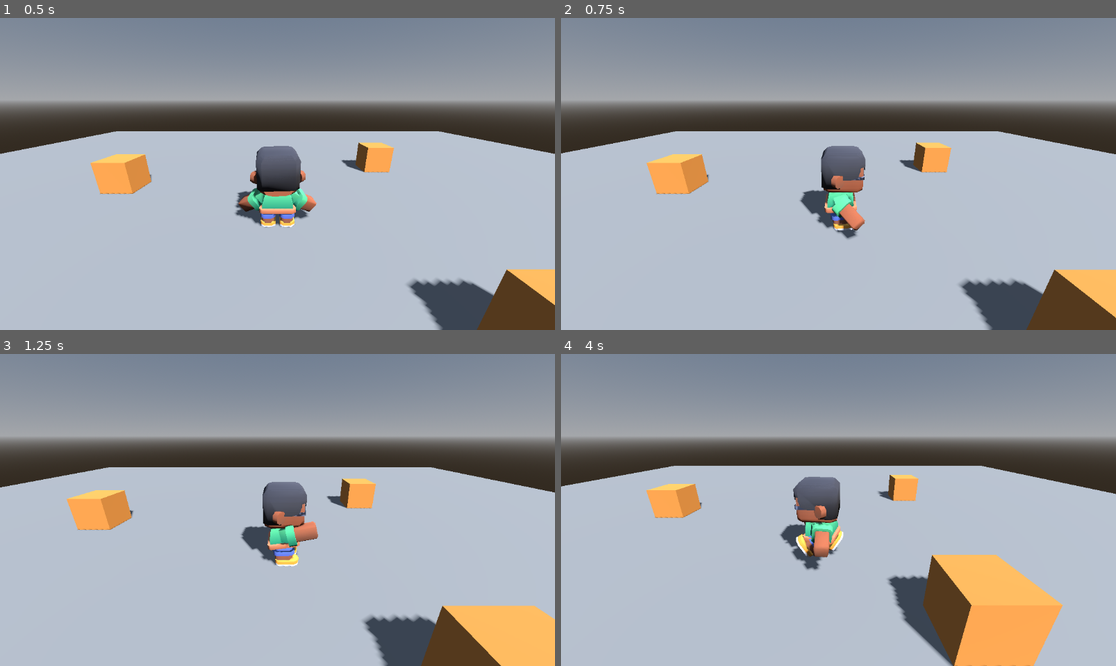
Above: before the commit, frames 1-4 (two rows, left to right).
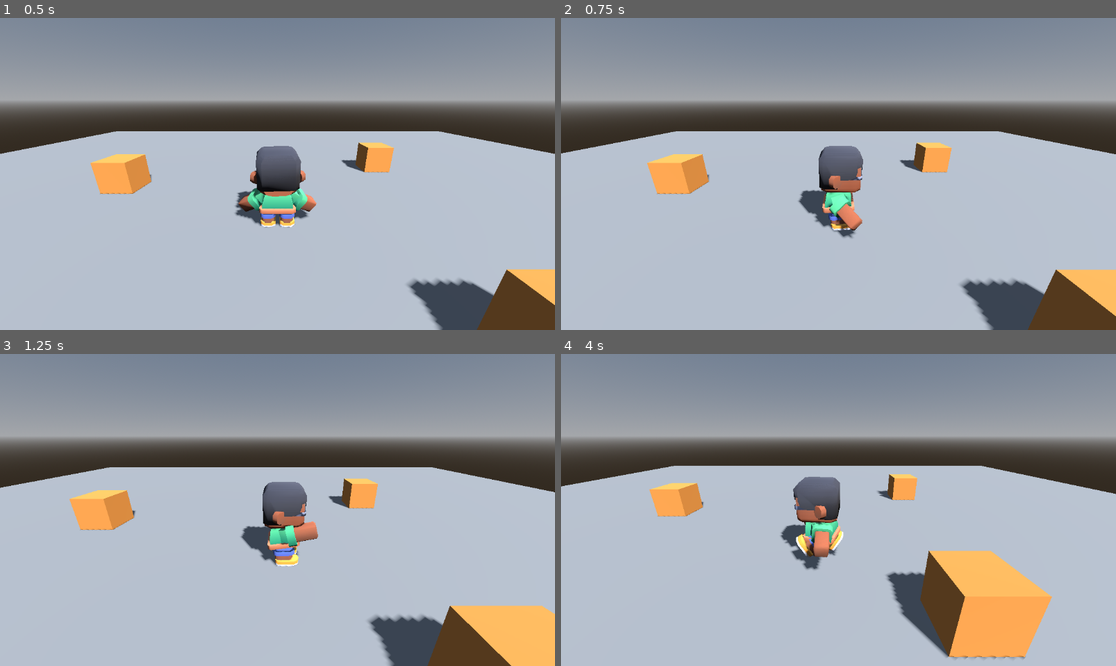
Above: after the commit, the same moments.

Repository: Tairacx/Pixel-dungeon-lite
Game: Godot game, scene res://main.tscn
Two runs of this game, one before a commit and one after it. Both use one fixed random seed, a clock stepped at 60 frames per second and the inputs below.
Inputs (mouse positions are in pixels of both pictures, inside the frame that each line leads up to):
- Up to frame 1 (0.5 s): no input
- Up to frame 2 (0.75 s): tap Enter at 0.5 s; move the mouse to (960, 158) at 0.52 s; hold D (move_right) from 0.53 s (still down); hold Middle mouse button (apuntar) from 0.53 s (still down); click (960, 158) at 0.67 s
- Up to frame 3 (1.25 s): keep holding D (move_right); keep holding Middle mouse button (apuntar)
- Up to frame 4 (4 s): move the mouse to (727, 525) at 1.27 s; release D (move_right) at 1.28 s; release Middle mouse button (apuntar) at 1.28 s; hold S (move_down) 1.28-2.03 s; tap Shift (correr) at 1.35 s; move the mouse to (894, 441) at 2.02 s; hold D (move_right) 2.03-2.78 s; click (894, 441) at 2.1 s; move the mouse to (810, 572) at 2.77 s; hold W (move_up) 2.78-3.53 s; tap T at 2.85 s; click (810, 572) at 2.92 s; move the mouse to (1005, 556) at 3.52 s; hold A (move_left) from 3.53 s (still down); tap J at 3.6 s

Frame 1 is identical in both runs. In frame 2, 1.0% of the frame differs, in the area x 0-100%, y 36-100%; in frame 3, 1.6%; in frame 4, 2.1%, in the area x 15-91%, y 38-100%.

Commit message:
El empuje ya no arrastra la inercia del caminar

Diff:
--- a/personaje.gd
+++ b/personaje.gd
@@ -32,6 +32,8 @@
 	var corre = Input.is_action_pressed("correr")
 	var speed = speed_apuntando if apuntando else (speed_correr if corre else speed_caminar)
 	var objetivo = direction * speed * multiplicador
+	if multiplicador <= 0.0:
+		avance = Vector3.ZERO   # sin teclas no hay inercia: el empuje da la rapidez exacta
 	var paso = speed / tiempo_arranque * delta
 	avance = avance.move_toward(objetivo, paso)
 	velocity.x = avance.x + empuje.x
